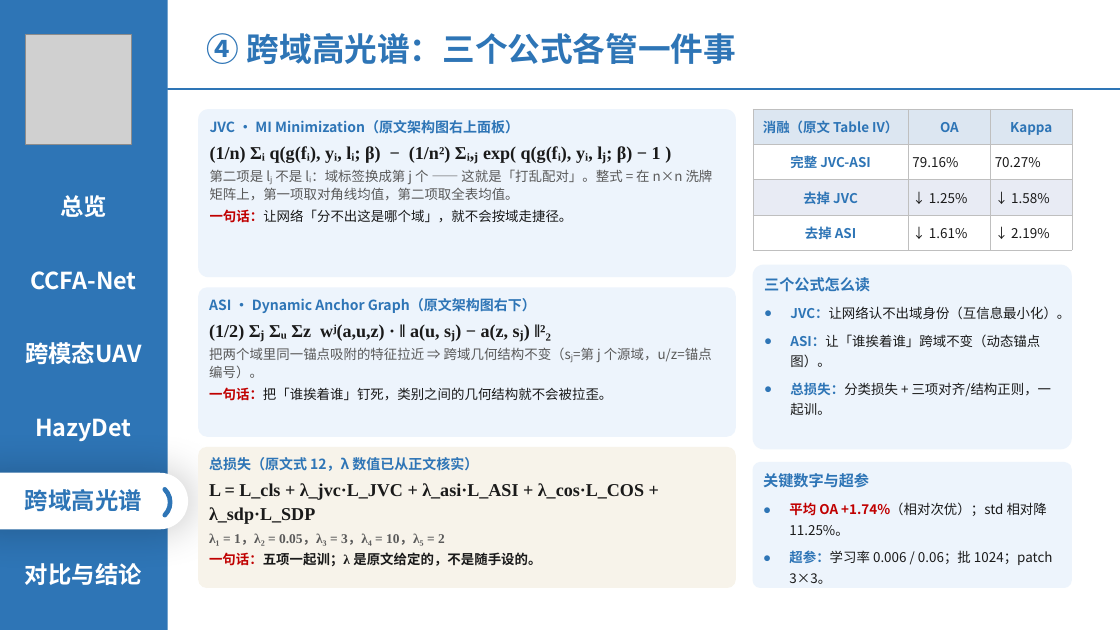
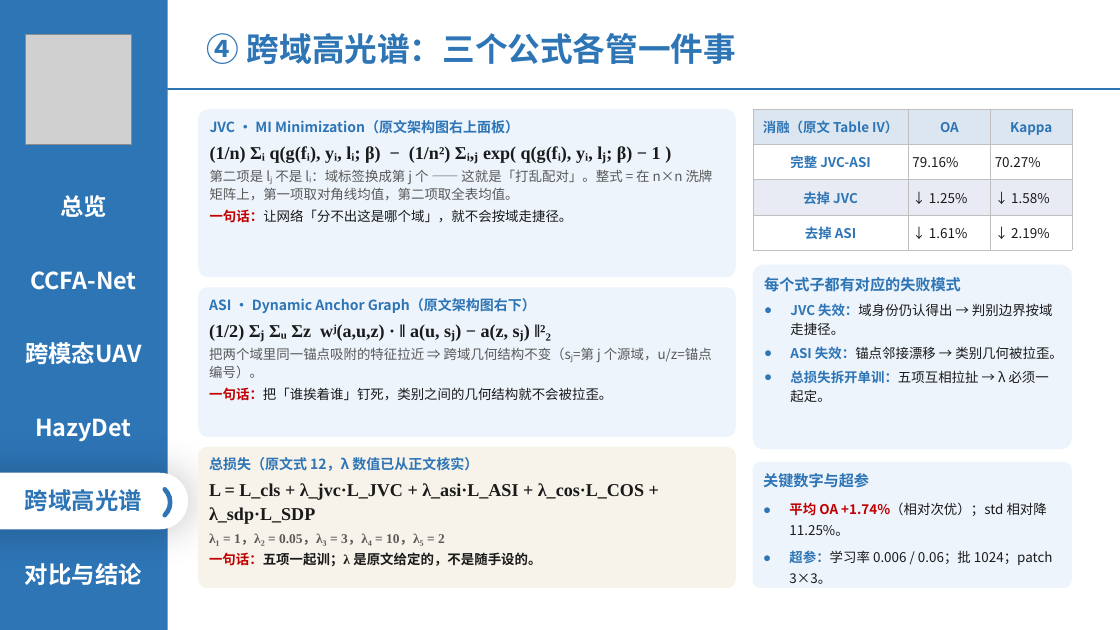
Before and after one commit to 139876/paper-notes, a slide deck: slide 15 of 论文精读/3-HazyDet精读/附件/四篇论文-组会汇报.pptx. Drawn at 1120x630 pixels with LibreOffice and Linux fonts; fonts in the diff are those of the drawing; grey boxes stand for pictures. Boxes give left, top, right and bottom in pixels: in the first picture for what was removed or moved away, otherwise in the second. Text is boxed around its words. In the diff, an @@ line names an element or a change of style, - is before the commit and + after.

```diff
--- a/论文精读/3-HazyDet精读/附件/四篇论文-组会汇报.pptx
+++ b/论文精读/3-HazyDet精读/附件/四篇论文-组会汇报.pptx
@@ text in rounded rectangle at [764, 277, 1063, 402]: text changed @@
-三个公式怎么读
-● JVC：让网络认不出域身份（互信息最小化）。
-● ASI：让「谁挨着谁」跨域不变（动态锚点图）。
-● 总损失：分类损失 + 三项对齐/结构正则，一起训。
+每个式子都有对应的失败模式
+● JVC 失效：域身份仍认得出 → 判别边界按域走捷径。
+● ASI 失效：锚点邻接漂移 → 类别几何被拉歪。
+● 总损失拆开单训：五项互相拉扯 → λ 必须一起定。
```
Also in this commit, not shown: 11 other slides changed.
